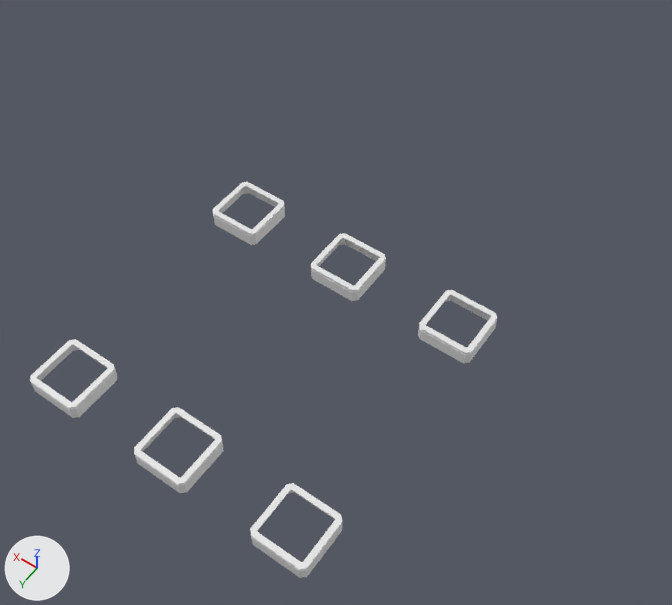
What one commit did to the OBJ model Games/GuruttoWorld/Assets/Models/GuidanceLab/City5A/Baked/Block-1-7.obj.
Before and after are seen from a 50 mm camera at (-8.05, 52.77, 17.65) aimed at (0.02, 41.48, -0.09). The axes (+X, +Y, +Z) are drawn at lower left. The lights are the same throughout. The first picture is the older version. Materials are left out; every surface is plain grey. Where no turn or scale is listed for an object, it has been applied to the vertices. Vertices at exactly the same position are counted once.

The scene before the commit, as lines of its bpy script (objects in view):
```python
me_block_1_7 = bpy.data.meshes.new('Block-1-7')
me_block_1_7.from_pydata(...)  # 384 vertices, 672 faces; spans x -3.67..3.67, y 40.33..47.67, z 0.6..1.0
me_block_1_7.materials.append(mat_white)
ob_block_1_7 = bpy.data.objects.new('Block-1-7', me_block_1_7)
ob_block_1_7.location = (0.0, 0.0, 0.0)
```
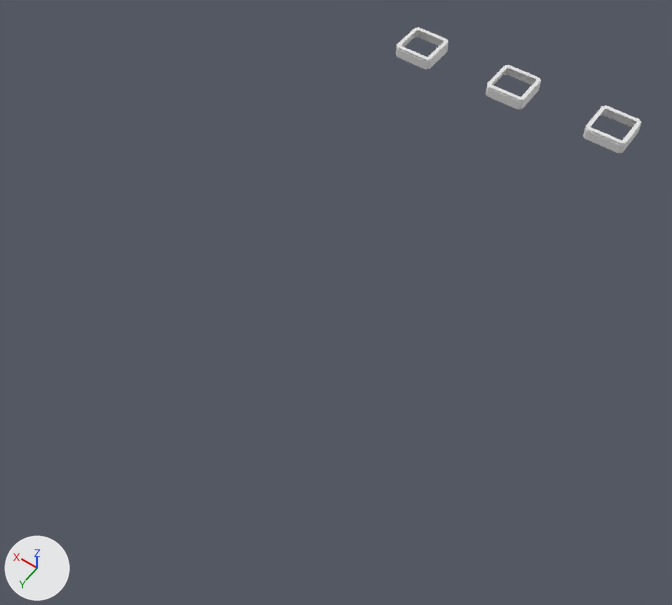
What changed in the scene script:
```text
Change me_block_1_7:
    used by ob_block_1_7; location = (0.0, 0.0, 0.0)
    remove me_block_1_7.from_pydata(...)  # 384 vertices, 672 faces; spans x -3.67..3.67, y 40.33..47.67, z 0.6..1.0
    add me_block_1_7.from_pydata(...)  # 192 vertices, 336 faces; spans x -3.58..3.58, y 32.42..33.58, z 0.68..1.03
    me_block_1_7 part 1: the loose piece of 64 vertices spanning x -3.67..-2.33, y 40.33..41.67, z 0.6..1.0 is scaled about its middle by 0.857, then moved by (0.0, -8.0, 0.05)
    me_block_1_7 part 2: the loose piece of 64 vertices spanning x -0.67..0.67, y 40.33..41.67, z 0.6..1.0 is scaled about its middle by 0.857, then moved by (0.0, -8.0, 0.05)
    me_block_1_7 part 3: the loose piece of 64 vertices spanning x 2.33..3.67, y 40.33..41.67, z 0.6..1.0 is scaled about its middle by 0.857, then moved by (0.0, -8.0, 0.05)
    me_block_1_7 part 4: the loose piece of 64 vertices spanning x -3.67..-2.33, y 46.33..47.67, z 0.6..1.0 is deleted
    me_block_1_7 part 5: the loose piece of 64 vertices spanning x -0.67..0.67, y 46.33..47.67, z 0.6..1.0 is deleted
    me_block_1_7 part 6: the loose piece of 64 vertices spanning x 2.33..3.67, y 46.33..47.67, z 0.6..1.0 is deleted
```

Changed parts and their boxes (x1, y1, x2, y2) in the pictures (672 x 605 px; the box of a moved part takes in the faces that stretch with it):
'Block-1-7', reshaped (47% narrower, 68% shorter): before (30, 182, 497, 578); after (396, 27, 642, 153)
part 1 of me_block_1_7, moved or reshaped: before (418, 290, 497, 363); after (583, 106, 642, 153)
part 2 of me_block_1_7, moved or reshaped: before (311, 233, 386, 301); after (486, 65, 541, 110)
part 3 of me_block_1_7, moved or reshaped: before (213, 182, 285, 245); after (396, 27, 448, 69)
part 4 of me_block_1_7, deleted: before (250, 483, 342, 578)
part 5 of me_block_1_7, deleted: before (134, 407, 224, 493)
part 6 of me_block_1_7, deleted: before (30, 339, 117, 418)
